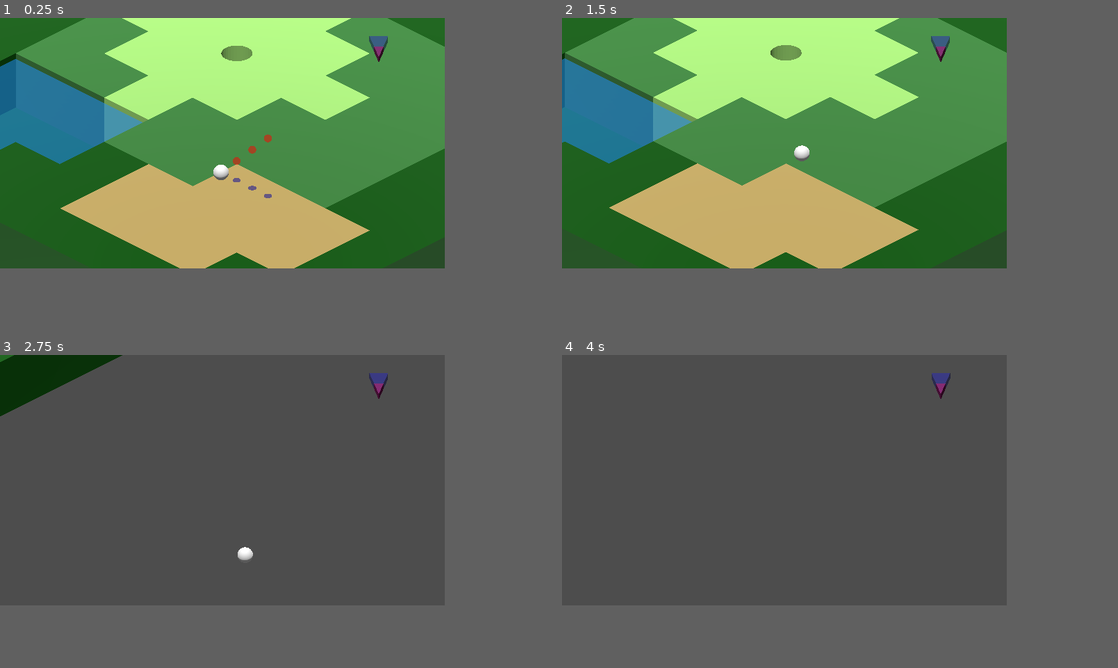
Above: before the commit, frames 1-4 (two rows, left to right).
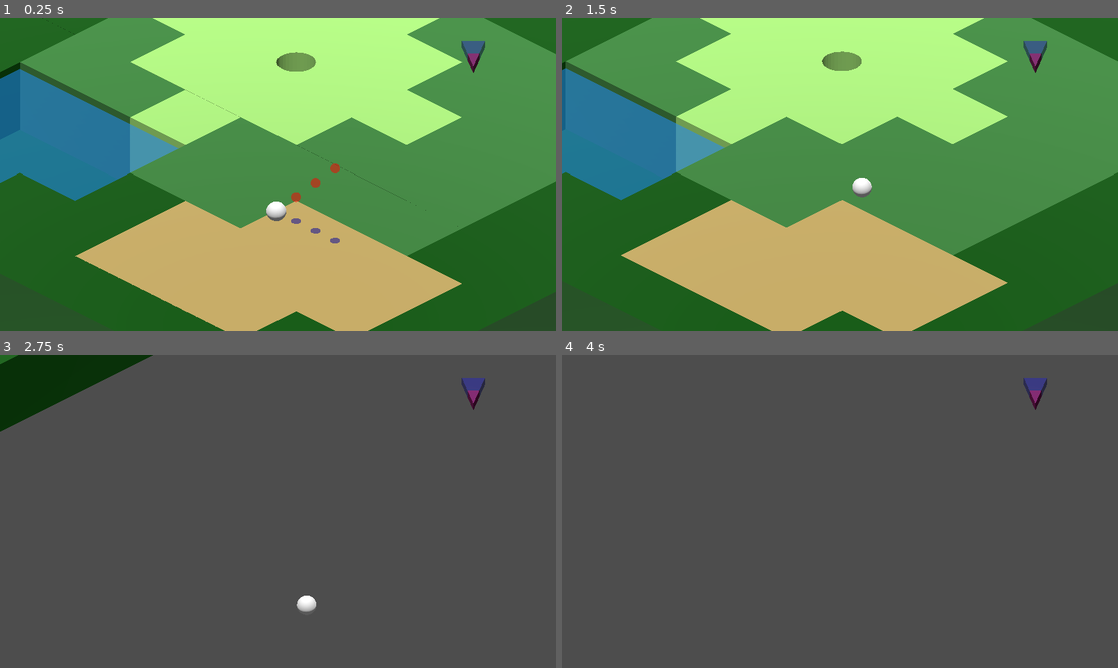
Above: after the commit, the same moments.

Repository: corin-gaiotto/gdc-jam-fall-2026
Game: Godot game, scene res://scenes/golfing.tscn
Same seed, same stepped clock (60 frames per second), same inputs: the game is played once before the commit and once after it.
Inputs:
- Up to frame 1 (0.25 s): no input
- Up to frame 2 (1.5 s): hold D (ball_angle_right) 0.53-1.28 s; tap Space (ball_launch) at 0.6, 1.35 s; tap Enter at 1.25 s; hold S (ball_angle_down) from 1.28 s (still down)
- Up to frame 3 (2.75 s): release S (ball_angle_down) at 2.03 s; hold D (ball_angle_right) from 2.03 s (still down); tap Space (ball_launch) at 2.1 s
- Up to frame 4 (4 s): release D (ball_angle_right) at 2.78 s; hold W (ball_angle_up) 2.78-3.53 s; tap Space (ball_launch) at 2.85, 3.6 s; hold A (ball_angle_left) from 3.53 s (still down)
In our replay, the window is 640x360 before the commit and 800x450 after it. These sizes can differ from the game's own. Grey fills any space a smaller window leaves; there, only what the larger window draws over its background counts as a difference.

The runs differ from the first frame. In frame 1, 56% of the frame differs, in the area x 0-100%, y 0-100%; in frame 2, 56%; in frame 3, 1.9%; in frame 4, 0.4%.

Commit message:
updated the game resolution, began adding textures, preparing dialogue system

Diff:
--- /dev/null
+++ b/assets/dialogue/chippy.json
@@ -0,0 +1,89 @@
+{
+	"intro":[
+		{
+			"type":"narrator",
+			"text":[
+				"You came across a new face on the field, awkwardly waving the club, perfectly shaving chunks off the grass while leaving the ball untouched."
+			]
+		},
+		{"type":"player_portrait", "expression":"default"},
+		{"type":"opponent_portrait", "expression":"default"},
+		{
+			"type":"narrator",
+			"text":[
+				"\"This will be good practice\", you thought while waving the poor chipmunk down: \"Need some tips?\""
+			]
+		},
+	],
+	"cheat_noticed":[
+		[
+			{"type":"player_portrait", "expression":"default"},
+			{"type":"opponent_portrait", "expression":"default_talk"},
+			{
+				"type":"opponent",
+				"text":[
+					"Did that ball just move on its own?"
+				]
+			},
+			{"type":"player_portrait", "expression":"default"},
+			{"type":"opponent_portrait", "expression":"default"},
+			{
+				"type":"timed_options",
+				"options":[
+					{
+						"text":"You mean like how this beetroot moved itself to your hands?",
+						"stat":"greed",
+						"result_success":[
+							{"type":"player_portrait", "expression":"beetroot"},
+							{"type":"opponent_portrait", "expression":"happy"},
+							{
+								"type":"opponent",
+								"text":[
+									"Wow, thanks! Uh, what was I talking about again?"
+								]
+							}
+						],
+						"result_failure":[
+							{"type":"player_portrait", "expression":"beetroot"},
+							{"type":"opponent_portrait", "expression":"startled"},
+							{
+								"type":"opponent",
+								"text":[
+									"H-hey! How greedy do you think I am?!"
+								]
+							}
+						]
+					},
+					{
+						"text":"Feel free to move your eyes away from that before this club makes contact with your cheeks.",
+						"stat":"emotional_stability",
+						"result_success":[
+							{"type":"player_portrait", "expression":"default_club"},
+							{"type":"opponent_portrait", "expression":"startled"},
+							{
+								"type":"opponent",
+								"text":[
+									"Oh, I- no, I mean- ... carry on."
+								]
+							}
+						]
+					},
+					{
+						"text":"Must have been the breeze; speaking of, your stance just now just BLEW me away",
+						"stat":"gullibility",
+						"result_success":[
+							{"type":"player_portrait", "expression":"rizz"},
+							{"type":"opponent_portrait", "expression":"happy"},
+							{
+								"type":"opponent",
+								"text":[
+									"Oh, I- no, I mean- ... carry on."
+								]
+							}
+						]
+					}
+				]
+			}
+		]
+	]
+}
--- a/project.godot
+++ b/project.godot
@@ -17,8 +17,9 @@
 
 [display]
 
-window/size/viewport_width=640
-window/size/viewport_height=360
+window/size/viewport_width=1920
+window/size/viewport_height=1080
+window/size/mode=3
 window/stretch/mode="canvas_items"
 window/stretch/aspect="keep_height"
 window/stretch/scale_mode="integer"
Binary file added: assets/art/ui/icons/icon_ball.png
Not shown, added: assets/art/ui/icons/icon_ball.png.import
Binary file added: assets/art/ui/icons/icon_fan.png
Not shown, added: assets/art/ui/icons/icon_fan.png.import
Binary file added: assets/art/ui/icons/icon_mole.png
Not shown, added: assets/art/ui/icons/icon_mole.png.import
Binary file added: assets/art/ui/icons/icon_tilt.png
Not shown, added: assets/art/ui/icons/icon_tilt.png.import
Not shown, added: assets/dialogue/format.txt
